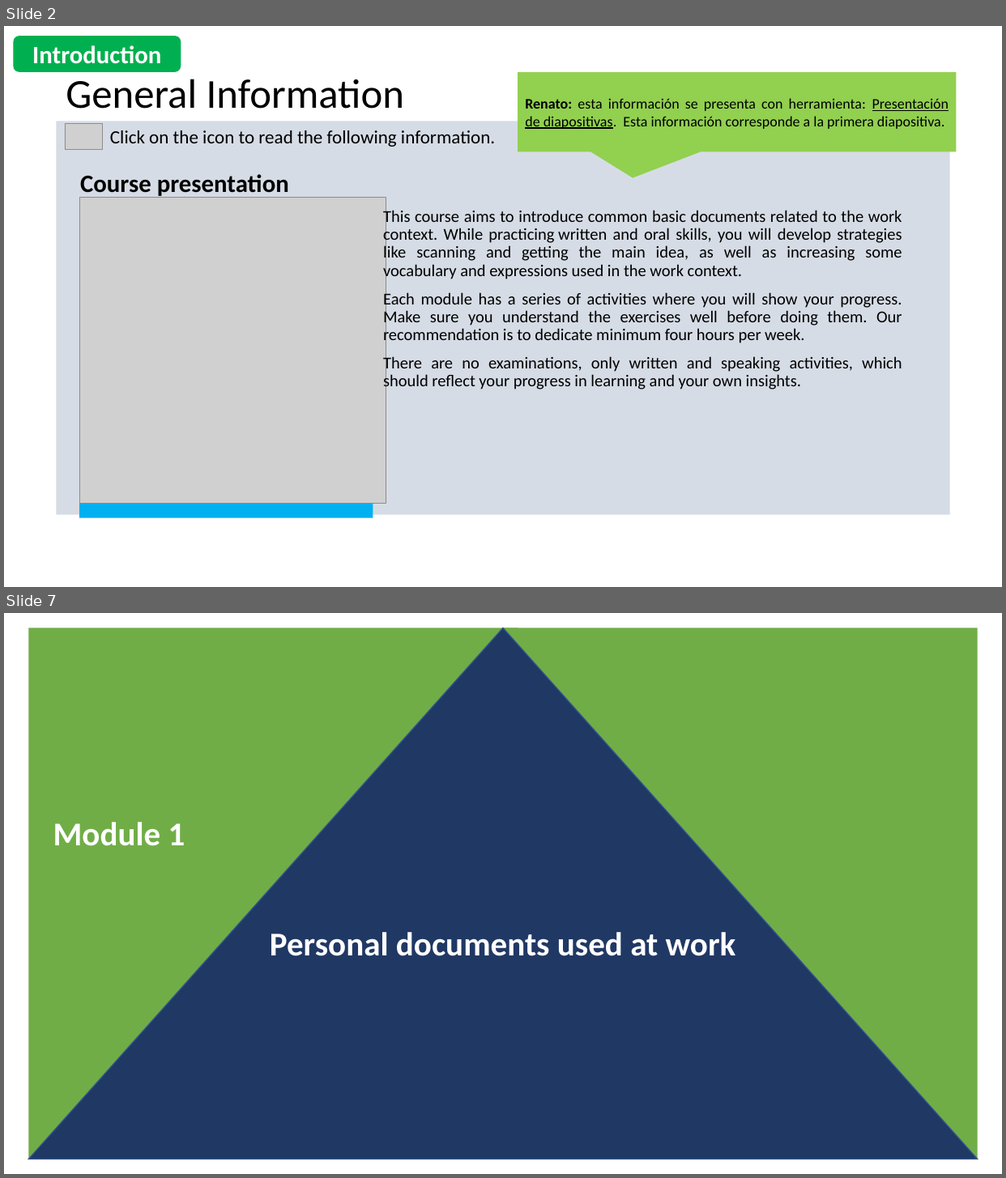
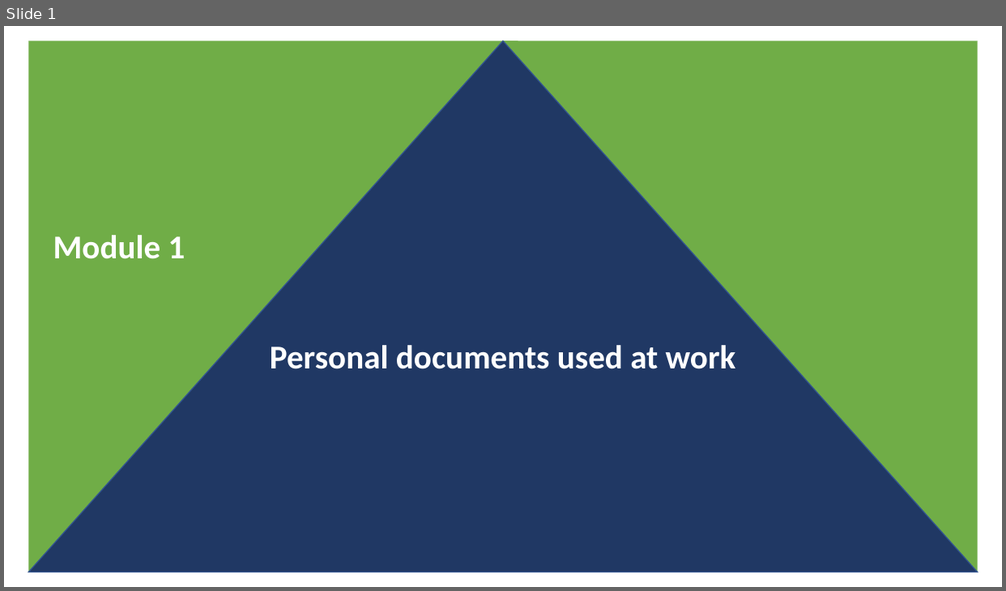
Before and after one commit to CelulaDGDAIE/CelulaDGDAIE.github.io, a slide deck: EducacionContinua/EEOI/Maqueta Módulos 0 y 1_Expresión escrita y oral en inglés-16jul2022.pptx. Shown one above the other, each under a label of ours: slides 2 and 7 before the commit, slide 1 after it; the slides between them are not shown. The pictures are 1006x1178 and 1006x591 pixels, drawn with LibreOffice and Linux fonts; fonts in the diff are those of the drawing; grey boxes stand for pictures. Boxes give left, top, right and bottom in pixels: in the first picture for what was removed or moved away, otherwise in the second. Text is boxed around its words. In the diff, an @@ line names an element or a change of style, - is before the commit and + after.

```diff
--- a/EducacionContinua/EEOI/Maqueta Módulos 0 y 1_Expresión escrita y oral en inglés-16jul2022.pptx
+++ b/EducacionContinua/EEOI/Maqueta Módulos 0 y 1_Expresión escrita y oral en inglés-16jul2022.pptx
@@ slide 2 removed at (4, 26, 1002, 587), background #FFFFFF @@
@@ rounded rectangle removed at (13, 36, 181, 72) @@
-Introduction
@@ speech box removed at (518, 72, 957, 152) @@
-Renato: esta información se presenta con herramienta: Presentación de diapositivas. Esta información corresponde a la primera diapositiva.
@@ title removed at (66, 79, 404, 109) @@
-General Information
@@ rectangle removed at (57, 121, 950, 515) @@
@@ picture removed at (65, 124, 103, 150) @@
@@ text removed at (110, 130, 495, 147) @@
-Click on the icon to read the following information.
@@ text removed at (80, 174, 289, 198) @@
-Course presentation
@@ picture removed at (79, 198, 386, 504) @@
@@ text removed at (383, 208, 902, 391) @@
-This course aims to introduce common basic documents related to the work context. While practicing written and oral skills, you will develop strategies like scanning and getting the main idea, as well as increasing some vocabulary and expressions used in the work context.
-Each module has a series of activities where you will show your progress. Make sure you understand the exercises well before doing them. Our recommendation is to dedicate minimum four hours per week.
-There are no examinations, only written and speaking activities, which should reflect your progress in learning and your own insights.
@@ speech box removed at (79, 472, 373, 518) @@
-Jonathan: Integrar imagen de acuerdo al texto.
@@ what was slide 7 is now slide 1 @@
```
Also in this commit, not shown: 5 other slides removed, 6 other files.
